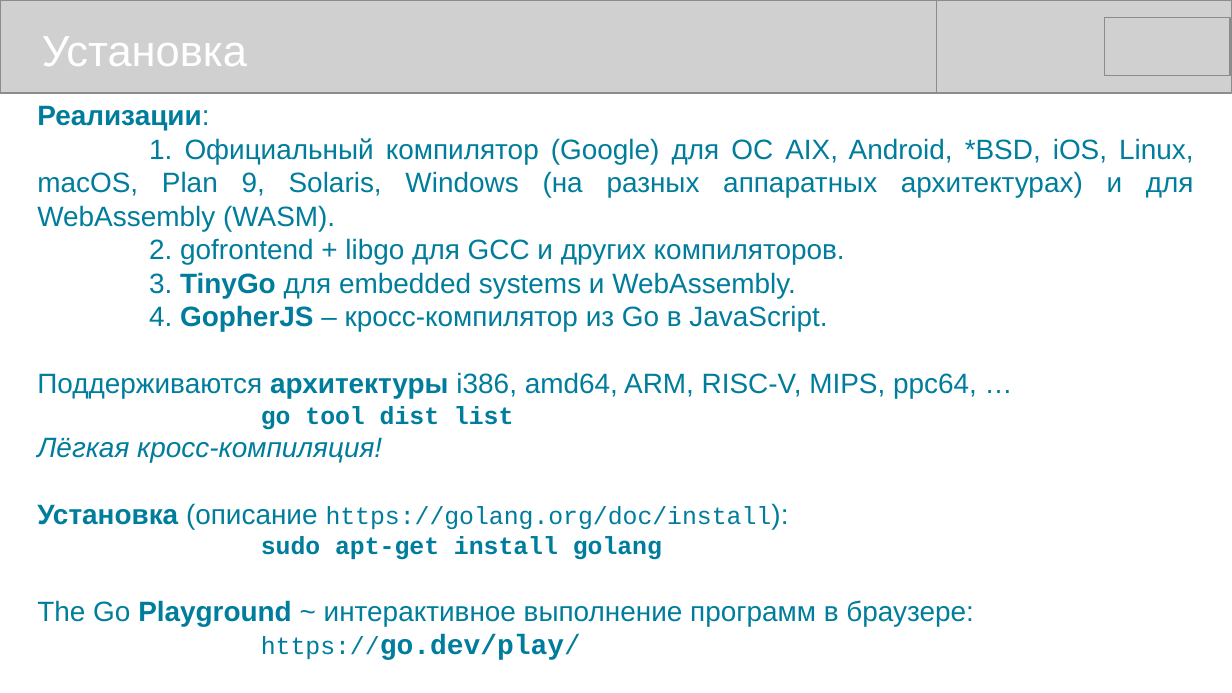
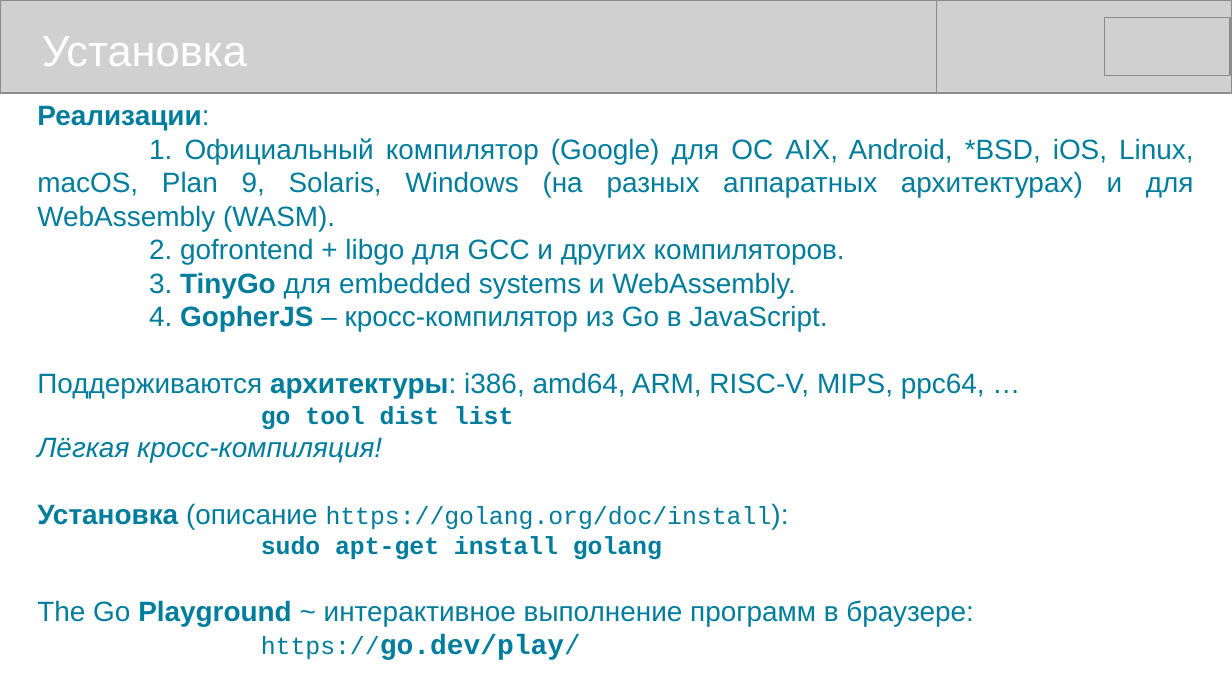
Before and after one commit to mike-shock/Go_language, a slide deck: slide 9 of Go_Review.odp. Drawn at 1232x693 pixels with LibreOffice and Linux fonts; fonts in the diff are those of the drawing; grey boxes stand for pictures. Boxes give left, top, right and bottom in pixels: in the first picture for what was removed or moved away, otherwise in the second. Text is boxed around its words. In the diff, an @@ line names an element or a change of style, - is before the commit and + after.

```diff
--- a/Go_Review.odp
+++ b/Go_Review.odp
@@ text at (37,372,985,399): text changed @@
-Поддерживаются архитектуры i386, amd64, ARM, RISC-V, MIPS, ppc64, …
+Поддерживаются архитектуры: i386, amd64, ARM, RISC-V, MIPS, ppc64, …
```
Also in this commit, not shown: 1 other slide changed, 1 slide added, 2 other files.
